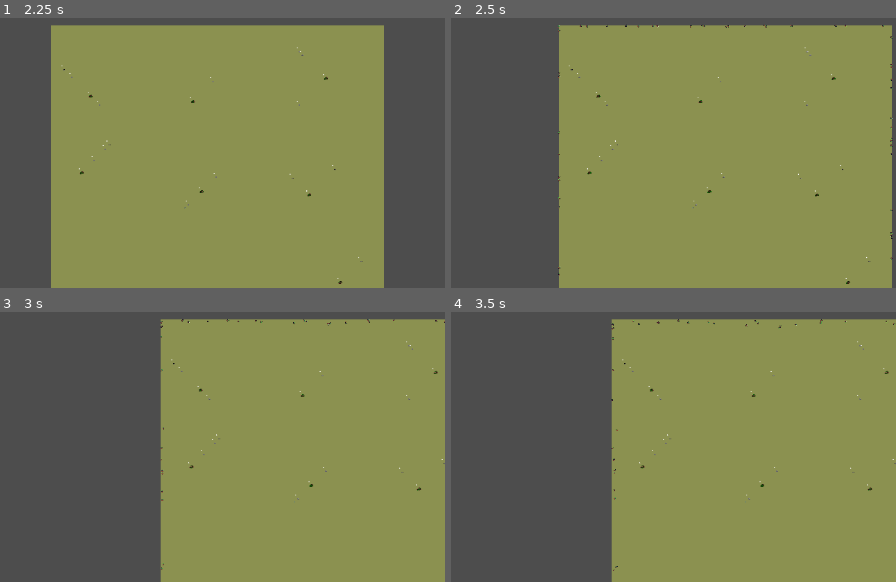
Above: before the commit, frames 1-4 (two rows, left to right).
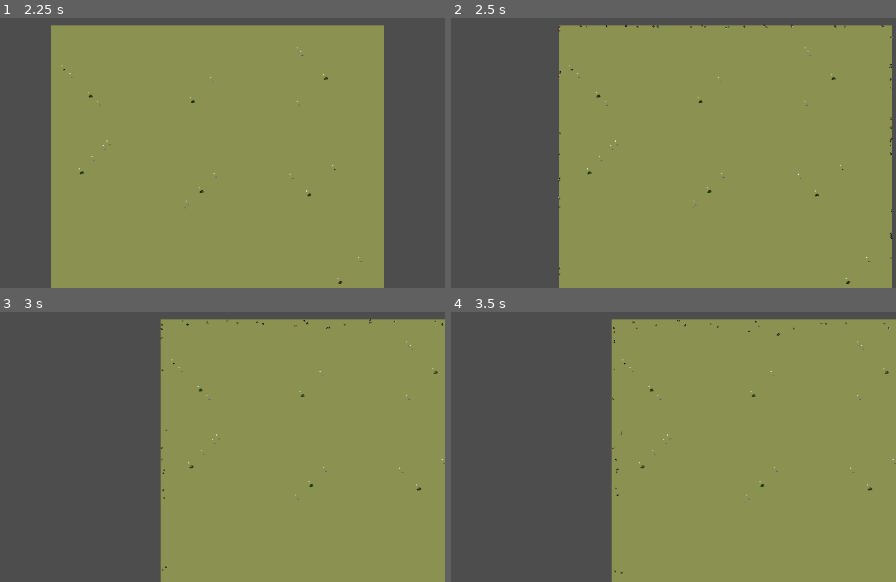
Above: after the commit, the same moments.

Repository: lewis785/ludum-dare-53
Game: Godot game, scene res://scenes/main.tscn
Two runs of this game, one before a commit and one after it. Both use one fixed random seed, a clock stepped at 60 frames per second and the inputs below.
Inputs (mouse positions are in pixels of both pictures, inside the frame that each line leads up to):
- Up to frame 1 (2.25 s): tap Enter at 0.5, 2 s; move the mouse to (44, 112) at 0.52 s; press the mouse at (44, 112) at 0.53 s; tap Space at 1.25 s; move the mouse to (53, 120) at 1.27 s; release the mouse at (53, 120) at 1.28 s; tap S (camera_down) at 1.35 s; click (53, 120) at 1.42 s; move the mouse to (26, 77) at 2.02 s; hold A (camera_left) from 2.03 s (still down); click (26, 77) at 2.17 s
- Up to frame 2 (2.5 s): keep holding A (camera_left)
- Up to frame 3 (3 s): move the mouse to (178, 363) at 2.77 s; release A (camera_left) at 2.78 s; tap D (camera_right) at 2.85 s; click (178, 363) at 2.92 s
- Up to frame 4 (3.5 s): no input

Frame 1 is identical in both runs. In frame 2, 0.2% of the frame differs, in the area x 24-100%, y 2-96%; in frame 3, 0.2%; in frame 4, 0.2%, in the area x 35-100%, y 2-98%.

Commit message:
update spawn

Diff:
--- a/scenes/enemy/spawn.gd
+++ b/scenes/enemy/spawn.gd
@@ -90,7 +90,7 @@
 	# var min_speed = 100.0
 	# var max_speed = max(1000, 100*enemy_level)
 	var min_speed = 10
-	var max_speed = 100
+	var max_speed = 100*enemy_level
 	var velocity = Vector2(randf_range(min_speed, max_speed), 0.0)
 	enemy.linear_velocity = velocity.rotated(direction)
 
